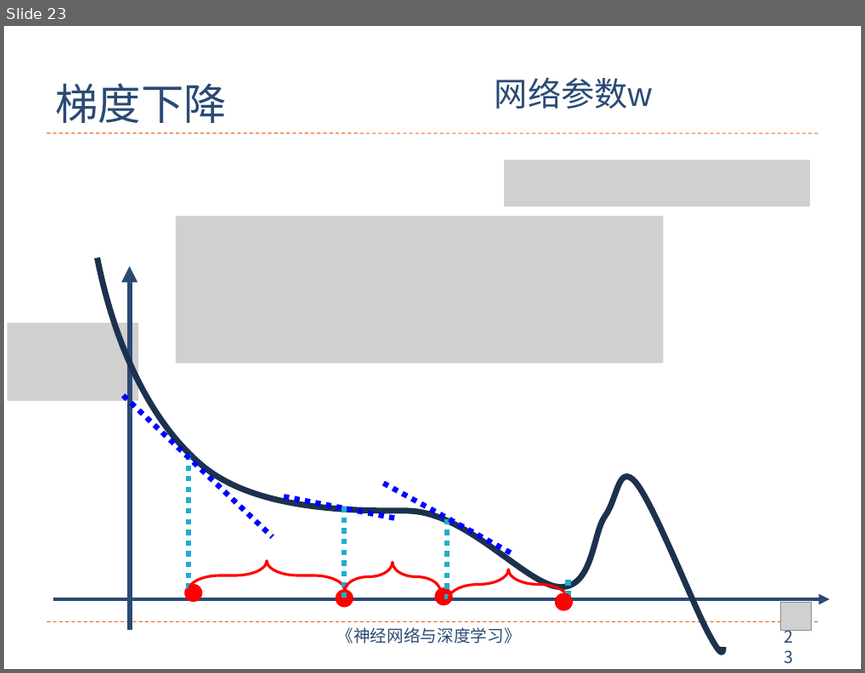
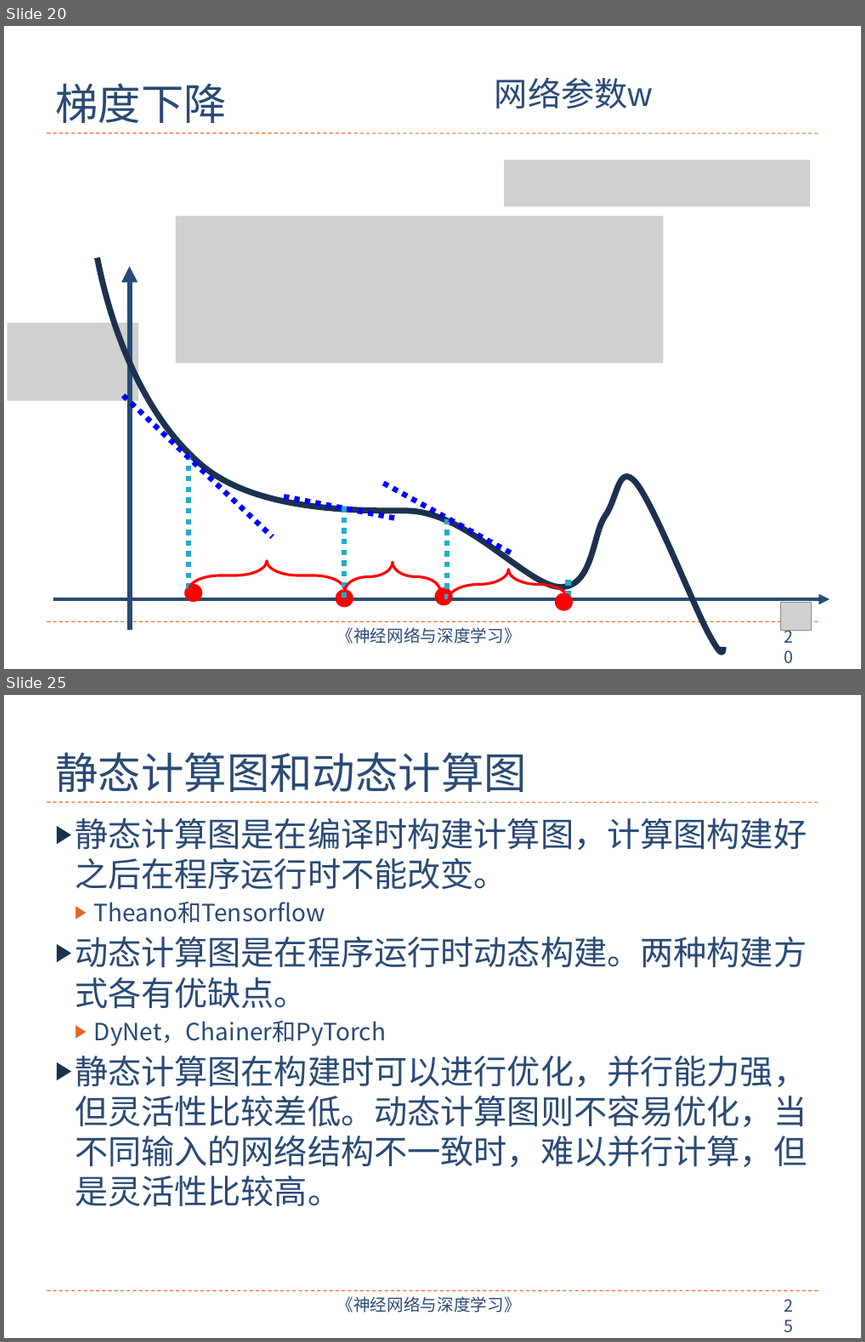
Before and after one commit to nndl/nndl.github.io, a slide deck: ppt/chap-前馈神经网络.pptx. Shown one above the other, each under a label of ours: slide 23 before the commit, slides 20 and 25 after it; the slides between them are not shown. The pictures are 865x673 and 865x1342 pixels, drawn with LibreOffice and Linux fonts; fonts in the diff are those of the drawing; grey boxes stand for pictures. Boxes give left, top, right and bottom in pixels: in the first picture for what was removed or moved away, otherwise in the second. Text is boxed around its words. In the diff, an @@ line names an element or a change of style, - is before the commit and + after.

Commit message:
chap-前馈神经网络

```diff
--- a/ppt/chap-前馈神经网络.pptx
+++ b/ppt/chap-前馈神经网络.pptx
@@ slide 25 added at bbox=[4, 695, 861, 1338], background #FFFFFF; not listed: 4 template elements that a slide beside it also shows @@
@@ title added at bbox=[55, 752, 526, 792], 36 pt, text #2A4A75 @@
+静态计算图和动态计算图
@@ text added at bbox=[75, 818, 806, 1207], 28 pt, text #2A4A75 @@
+▶ 静态计算图是在编译时构建计算图，计算图构建好之后在程序运行时不能改变。
+  ▶ Theano和Tensorflow
+▶ 动态计算图是在程序运行时动态构建。两种构建方式各有优缺点。
+  ▶ DyNet，Chainer和PyTorch
+▶ 静态计算图在构建时可以进行优化，并行能力强，但灵活性比较差低。动态计算图则不容易优化，当不同输入的网络结构不一致时，难以并行计算，但是灵活性比较高。
@@ what was slide 23 is now slide 20 @@
```
Also in this commit, not shown: 4 slides changed, 6 other slides added, 11 slides removed, 2 other files.
